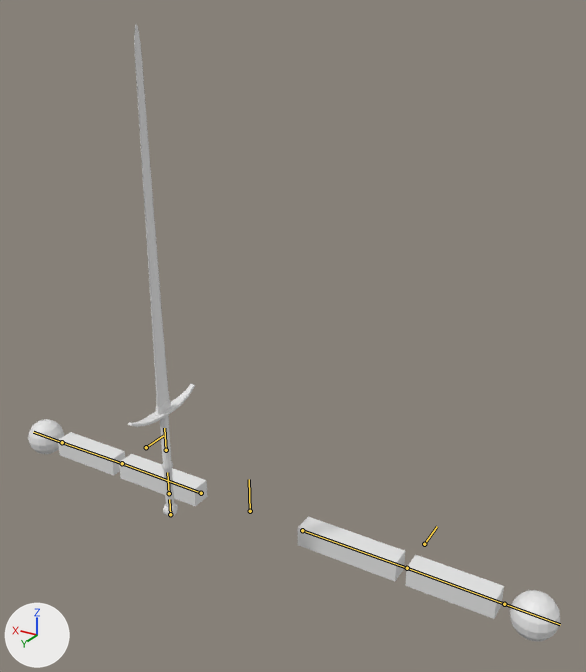
An edit to the Blender file Assets/Models/Arms.blend, drawn before and after from the same camera.
Rendered twice from a camera (50 mm lens) standing at (-18.9, 27.5, 23.6) and looking at (-1.0, -2.5, 8.7). The lights are fixed; the arrows at lower left show +X, +Y and +Z. The bones that bend it are drawn over the model as lines.

Objects in the first picture: 'BastardSword1', 'Cube'.
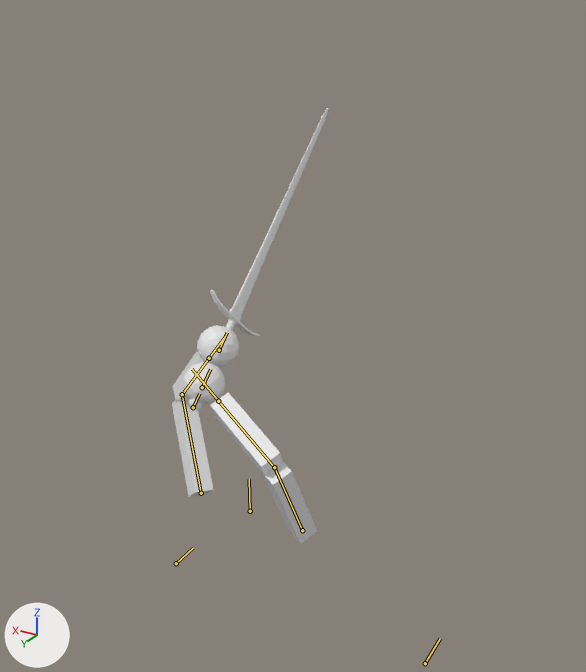
The newer file adds an action. The first version stands in its rest pose; the second is drawn at frame 20 of the action 'Stagger'.

The change, as a diff of the scene's bpy script:
```diff
--- a/Assets/Models/Arms.blend.py
+++ b/Assets/Models/Arms.blend.py
@@ bone_armik_r @@
 bone_armik_r = bpy.data.objects['Armature.002'].pose.bones['ArmIK.R']
-bone_armik_r.location = (0.0, 0.0, 0.0)
+bone_armik_r.location = (-3.85, 0.71, 5.29)
@@ bone_pole_r @@
 bone_pole_r = bpy.data.objects['Armature.002'].pose.bones['Pole.R']
-bone_pole_r.location = (0.0, 0.0, 0.0)
+bone_pole_r.location = (3.1, -0.87, 1.64)
@@ bone_armik_l @@
 bone_armik_l = bpy.data.objects['Armature.002'].pose.bones['ArmIK.L']
-bone_armik_l.location = (0.0, 0.0, 0.0)
+bone_armik_l.location = (-3.44, -0.53, -7.47)
@@ bone_pole_l @@
 bone_pole_l = bpy.data.objects['Armature.002'].pose.bones['Pole.L']
-bone_pole_l.location = (0.0, 0.0, 0.0)
+bone_pole_l.location = (0.36, -3.33, 1.43)
@@ bone_sword_root @@
 bone_sword_root = bpy.data.objects['Armature.002'].pose.bones['Sword.Root']
-bone_sword_root.location = (0.0, 0.0, 0.0)
-bone_sword_root.rotation_quaternion = (1.0, 0.0, 0.0, 0.0)  # degrees (0, 0, 0)
+bone_sword_root.location = (-2.36, 1.38, 1.08)
+bone_sword_root.rotation_quaternion = (0.088, -0.359, 0.733, 0.079)  # degrees (-5, 164, 52)
```

Changed parts and their boxes [x1, y1, x2, y2] in the pictures (586 x 672 px):
'Cube', posed (73% narrower): before [28, 419, 560, 641]; after [172, 325, 317, 544]
'BastardSword1', posed (107% wider, 39% shorter): before [128, 24, 195, 517]; after [189, 108, 329, 409]
bone 'Pole.R', root to tip: before (146, 447) to (163, 435); after (176, 563) to (193, 548)
bone 'Pole.L', root to tip: before (424, 544) to (437, 526); after (425, 663) to (440, 638)
bone 'Sword.Root', root to tip: before (170, 514) to (169, 499); after (193, 407) to (199, 393)
